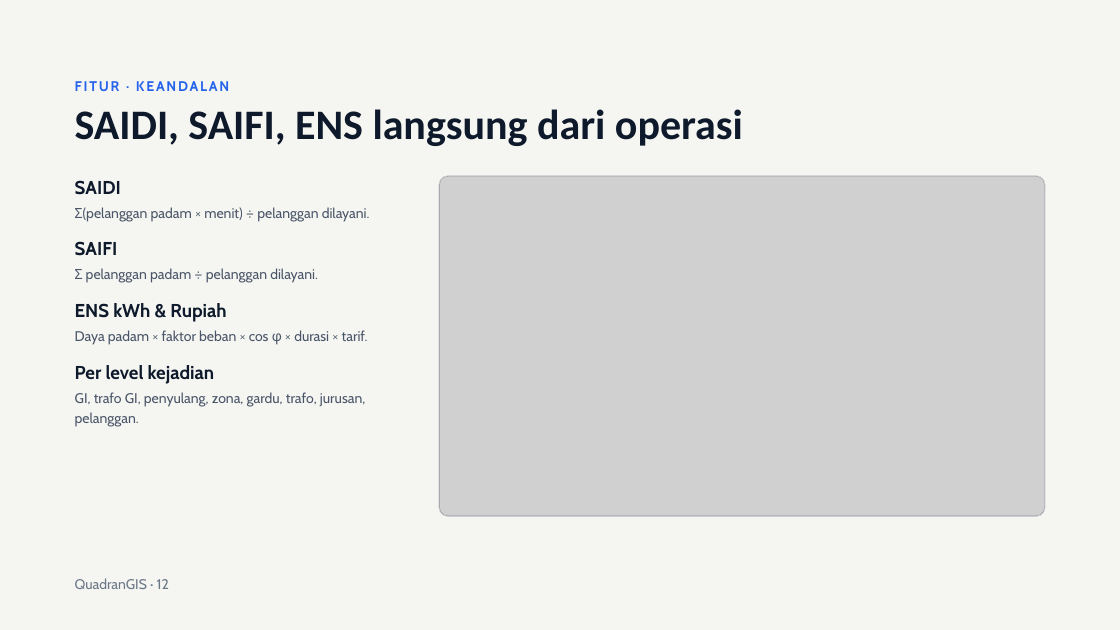
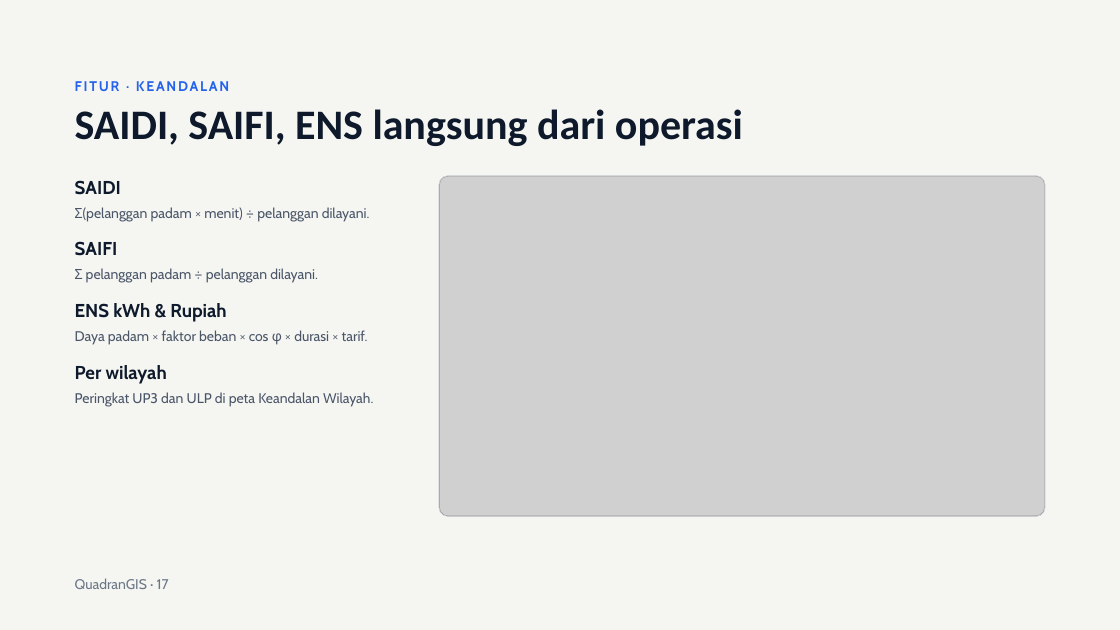
Before and after one commit to hendrapoernama/quadranGIS, a slide deck: slide 17 of docs/Presentasi QuadranGIS.pptx (slide 12 before the commit). Drawn at 1120x630 pixels with LibreOffice and Linux fonts; fonts in the diff are those of the drawing; grey boxes stand for pictures. Boxes give left, top, right and bottom in pixels: in the first picture for what was removed or moved away, otherwise in the second. Text is boxed around its words. In the diff, an @@ line names an element or a change of style, - is before the commit and + after.

```diff
--- a/docs/Presentasi QuadranGIS.pptx
+++ b/docs/Presentasi QuadranGIS.pptx
@@ text at (75, 365, 167, 384): text changed @@
-Per level kejadian
+Per wilayah
@@ text at (75, 392, 373, 407): text changed @@
-GI, trafo GI, penyulang, zona, gardu, trafo, jurusan, pelanggan.
+Peringkat UP3 dan ULP di peta Keandalan Wilayah.
@@ text at (75, 578, 169, 589): text changed @@
-QuadranGIS · 12
+QuadranGIS · 17
```
Also in this commit, not shown: 19 other slides changed, 8 slides added, 55 other files.
